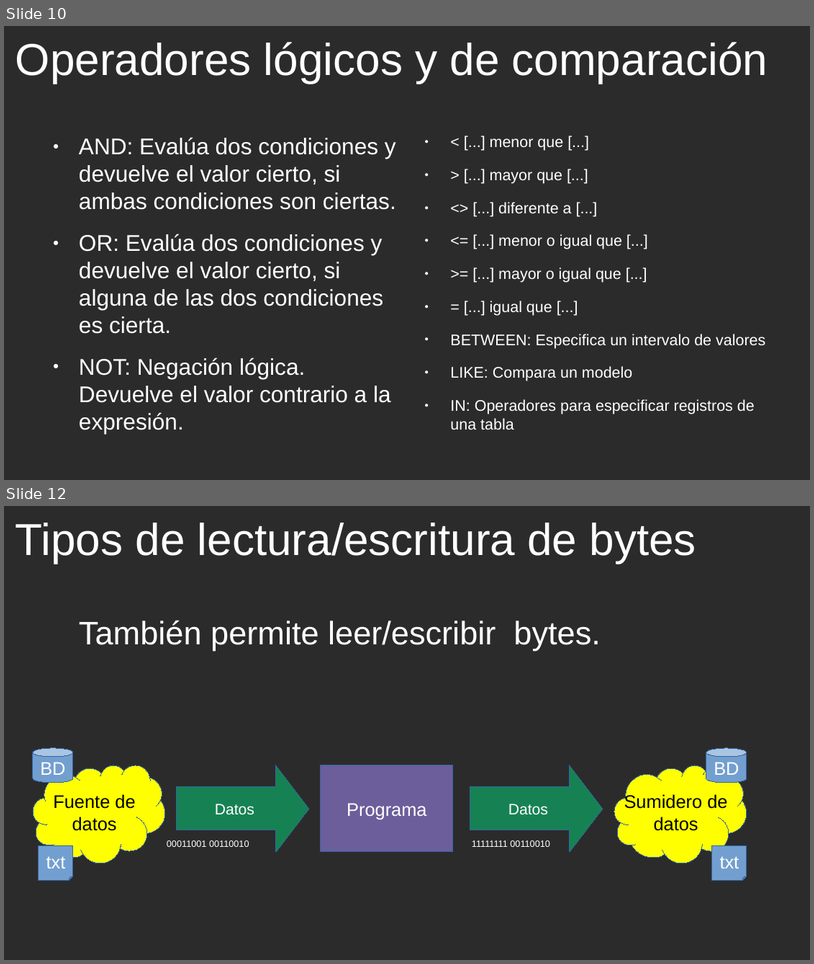
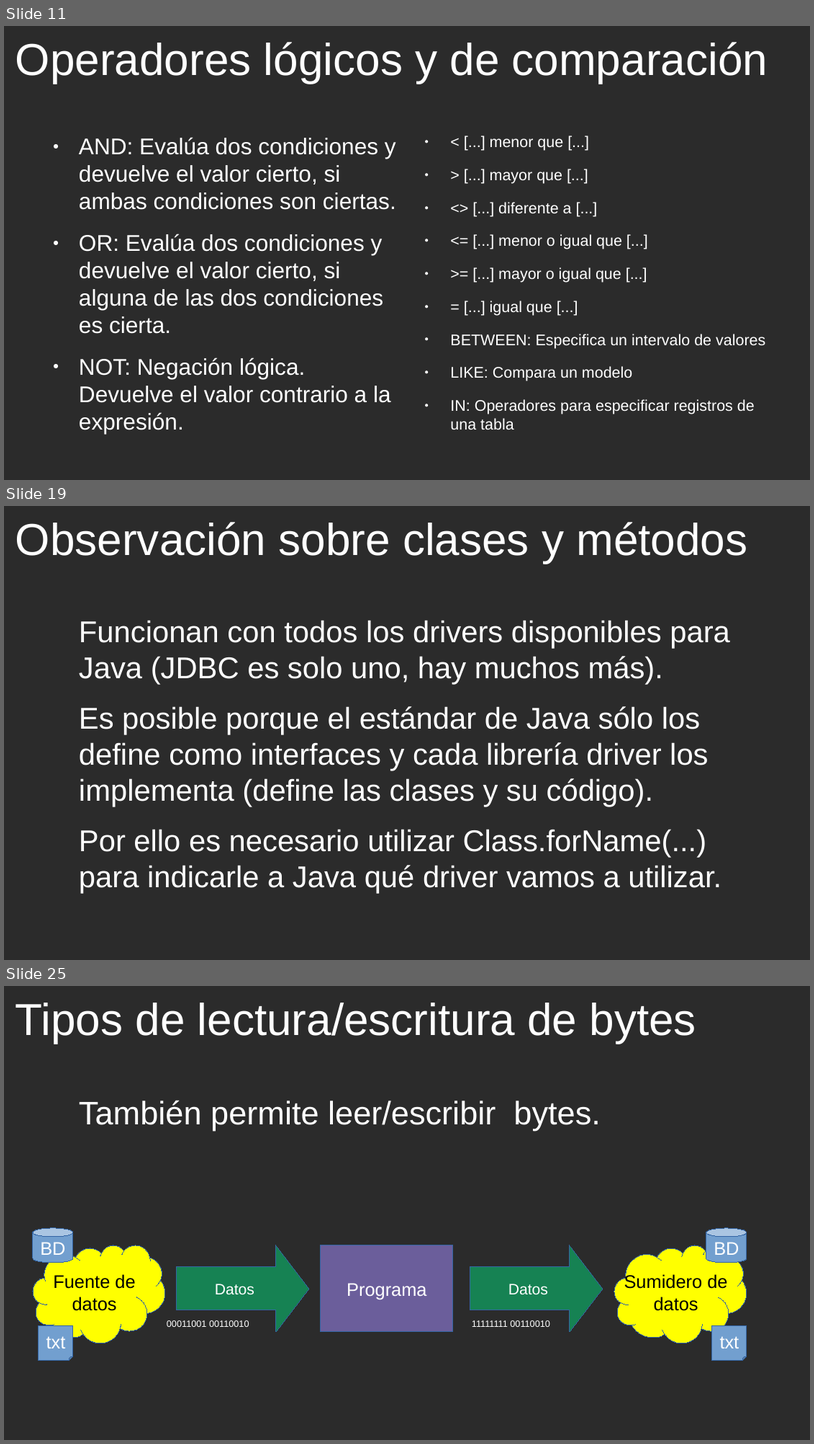
Before and after one commit to cmorenoruiz/ApuntesProgramacion, a slide deck: Unidad 13 Acceso a Bases de Datos/Acceso a BD Presentación para clase.odp. Shown one above the other, each under a label of ours: slides 10 and 12 before the commit, slides 11, 19 and 25 after it; the slides between them are not shown. The pictures are 814x964 and 814x1444 pixels, drawn with LibreOffice and Linux fonts; fonts in the diff are those of the drawing; background and template pictures are left out; a plain dark background stands for a picture behind light text. Boxes give left, top, right and bottom in pixels: in the first picture for what was removed or moved away, otherwise in the second. Text is boxed around its words. In the diff, an @@ line names an element or a change of style, - is before the commit and + after.

Commit message:
Añadiendo diapositivas sobre JDBC, drivers y clases de JDBC

```diff
--- a/Unidad 13 Acceso a Bases de Datos/Acceso a BD Presentación para clase.odp
+++ b/Unidad 13 Acceso a Bases de Datos/Acceso a BD Presentación para clase.odp
@@ slide 19 added at bbox=[4, 506, 810, 960], background picture (left out) @@
@@ title added at bbox=[16, 522, 748, 564], 44 pt, text #FFFFFF @@
+Observación sobre clases y métodos
@@ text added at bbox=[79, 620, 730, 893], 29.6 pt, text #FFFFFF @@
+Funcionan con todos los drivers disponibles para Java (JDBC es solo uno, hay muchos más).
+Es posible porque el estándar de Java sólo los define como interfaces y cada librería driver los implementa (define las clases y su código).
+Por ello es necesario utilizar Class.forName(...) para indicarle a Java qué driver vamos a utilizar.
@@ what was slide 10 is now slide 11 @@
@@ what was slide 12 is now slide 25 @@
```
Also in this commit, not shown: 4 slides changed, 13 other slides added, 1 slide removed.
